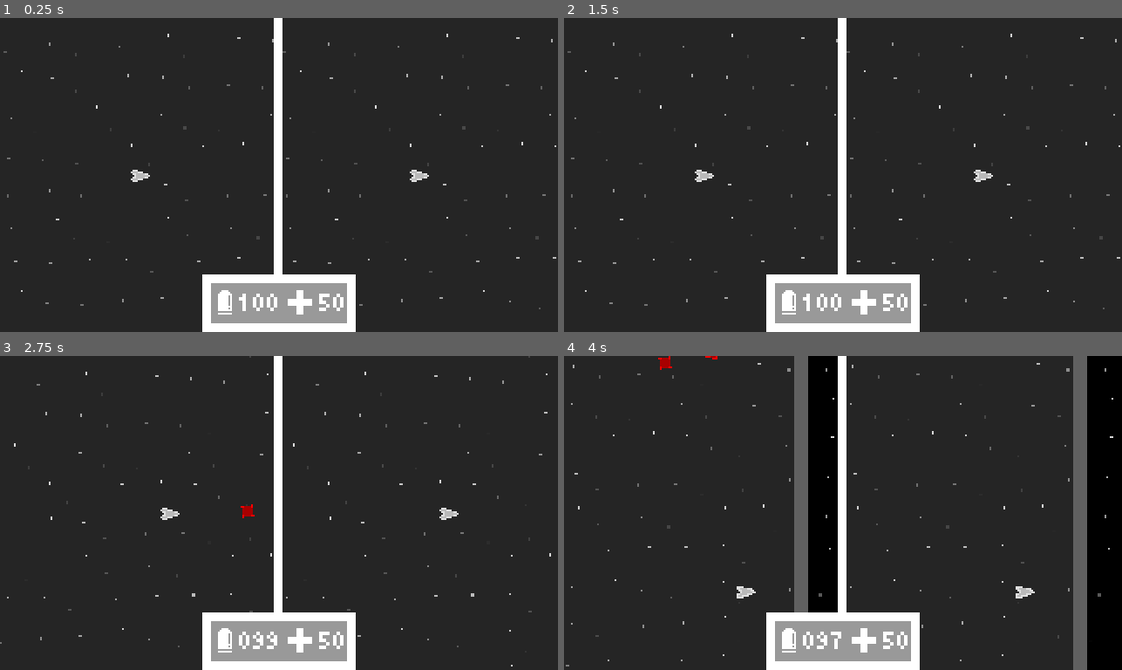
Above: before the commit, frames 1-4 (two rows, left to right).
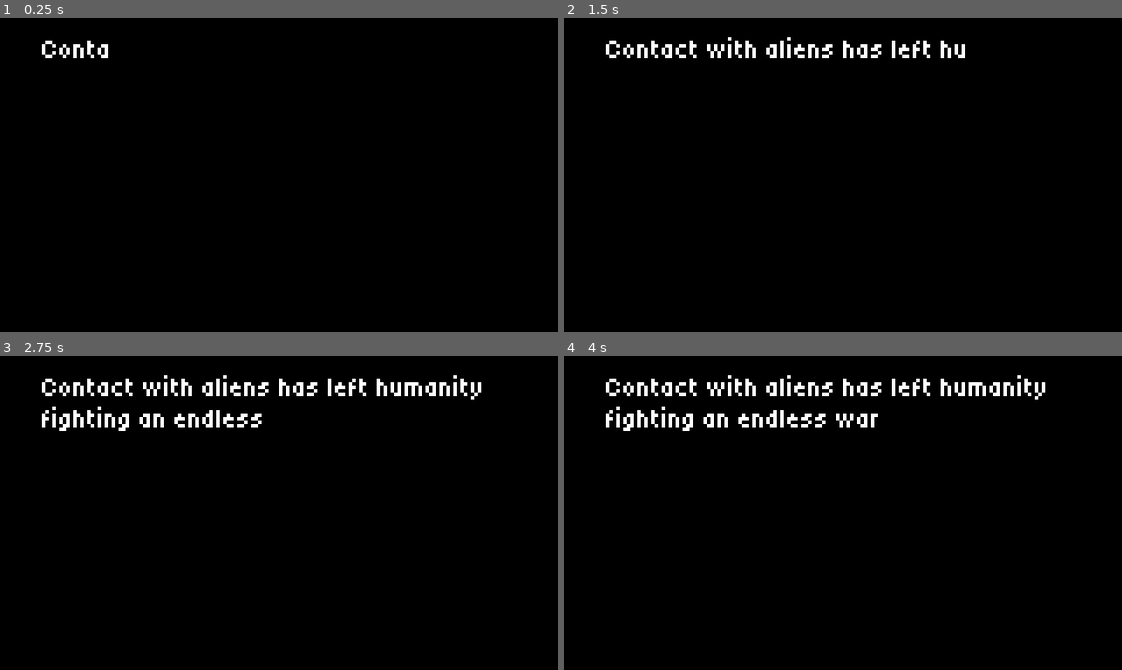
Above: after the commit, the same moments.

Repository: micycle8778/mulithead
Game: Godot game, scene res://uis/title.tscn
Same seed, same stepped clock (60 frames per second), same inputs: the game is played once before the commit and once after it. Before the commit the project starts from res://game.tscn.
Inputs (mouse positions are in pixels of both pictures, inside the frame that each line leads up to):
- Up to frame 1 (0.25 s): no input
- Up to frame 2 (1.5 s): click (843, 272) at 0.5 s, where only the run after the commit has a clickable "PLAY"; click (843, 272) at 1.25 s, where only the run after the commit has a clickable "PLAY"
- Up to frame 3 (2.75 s): hold D (move_right) from 2.03 s (still down); tap K (aim_down) at 2.1 s
- Up to frame 4 (4 s): release D (move_right) at 2.78 s; hold S (move_down) 2.78-3.53 s; tap J (aim_left) at 2.85 s; hold D (move_right) from 3.53 s (still down); tap L (aim_right) at 3.6 s

The runs differ from the first frame. In frame 1, 100% of the frame differs, in the area x 0-100%, y 0-100%; in frame 2, 100%; in frame 3, 100%; in frame 4, 90%.

Commit message:
music + branding + f11; fix #10

Diff:
--- /dev/null
+++ b/autoloads/fullscreenizer.gd
@@ -0,0 +1,8 @@
+extends Node
+
+func _process(_delta: float) -> void:
+	if Input.is_action_just_pressed("fullscreen"):
+		if get_window().mode == Window.MODE_FULLSCREEN:
+			get_window().mode = Window.MODE_WINDOWED
+		else:
+			get_window().mode = Window.MODE_FULLSCREEN
--- /dev/null
+++ b/default_bus_layout.tres
@@ -0,0 +1,14 @@
+[gd_resource type="AudioBusLayout" load_steps=2 format=3 uid="uid://c1qg11lw7lqc3"]
+
+[sub_resource type="AudioEffectPitchShift" id="AudioEffectPitchShift_j3pel"]
+resource_name = "PitchShift"
+
+[resource]
+bus/1/name = &"Music"
+bus/1/solo = false
+bus/1/mute = false
+bus/1/bypass_fx = false
+bus/1/volume_db = 0.0
+bus/1/send = &"Master"
+bus/1/effect/0/effect = SubResource("AudioEffectPitchShift_j3pel")
+bus/1/effect/0/enabled = true
--- /dev/null
+++ b/dj_music_man/d_j_music_man.gd
@@ -0,0 +1,23 @@
+extends Node
+
+var playback: AudioStreamPlaybackInteractive
+@onready var music_player := %AudioStreamPlayer
+
+func start() -> void:
+	music_player.play()
+	playback = music_player.get_stream_playback()
+
+func play_start() -> void:
+	if not music_player.playing: start()
+	if playback.get_current_clip_index() == 0:
+		return
+	playback.switch_to_clip(0)
+
+func play_full() -> void:
+	if not music_player.playing: start()
+	if playback.get_current_clip_index() == 1:
+		return
+	playback.switch_to_clip(1)
+
+func stop() -> void:
+	music_player.stop()
--- /dev/null
+++ b/dj_music_man/d_j_music_man.tscn
@@ -0,0 +1,36 @@
+[gd_scene load_steps=5 format=3 uid="uid://drsqdj8jrskqm"]
+
+[ext_resource type="Script" uid="uid://dhcbj07gxg3af" path="res://dj_music_man/d_j_music_man.gd" id="1_mr7vg"]
+[ext_resource type="AudioStream" uid="uid://dw23mjoedgtxx" path="res://dj_music_man/multihead.ogg" id="2_wgjqh"]
+[ext_resource type="AudioStream" uid="uid://cyin5naula4id" path="res://dj_music_man/multihead-full.ogg" id="3_kugdp"]
+
+[sub_resource type="AudioStreamInteractive" id="AudioStreamInteractive_kugdp"]
+clip_count = 2
+clip_0/name = &"start"
+clip_0/stream = ExtResource("2_wgjqh")
+clip_0/auto_advance = 0
+clip_1/name = &"full"
+clip_1/stream = ExtResource("3_kugdp")
+clip_1/auto_advance = 0
+_transitions = {
+Vector2i(-1, -1): {
+"fade_beats": 0.0,
+"fade_mode": 0,
+"from_time": 0,
+"to_time": 0
+},
+Vector2i(0, -1): {
+"fade_beats": 1.0,
+"fade_mode": 0,
+"from_time": 3,
+"to_time": 0
+}
+}
+
+[node name="DJMusicMan" type="Node"]
+script = ExtResource("1_mr7vg")
+
+[node name="AudioStreamPlayer" type="AudioStreamPlayer" parent="."]
+unique_name_in_owner = true
+stream = SubResource("AudioStreamInteractive_kugdp")
+bus = &"Music"
--- a/game.gd
+++ b/game.gd
@@ -23,4 +23,5 @@
 	health_label.text = "%02d" % health
 
 func _ready() -> void:
+	DJMusicMan.play_full()
 	_update_labels()
--- a/project.godot
+++ b/project.godot
@@ -11,13 +11,15 @@
 [application]
 
 config/name="Multihead"
-run/main_scene="uid://c7bqonr751mfh"
+run/main_scene="uid://4vq4yhrnsdfg"
 config/features=PackedStringArray("4.4", "Forward Plus")
-config/icon="res://icon.svg"
+config/icon="uid://oswhmfnlakjf"
 
 [autoload]
 
 PL="*res://autoloads/pl.gd"
+DJMusicMan="*res://dj_music_man/d_j_music_man.tscn"
+Fullscreenizer="res://autoloads/fullscreenizer.gd"
 
 [display]
 
@@ -96,6 +98,11 @@
 , Object(InputEventJoypadMotion,"resource_local_to_scene":false,"resource_name":"","device":-1,"axis":2,"axis_value":1.0,"script":null)
 ]
 }
+fullscreen={
+"deadzone": 0.2,
+"events": [Object(InputEventKey,"resource_local_to_scene":false,"resource_name":"","device":-1,"window_id":0,"alt_pressed":false,"shift_pressed":false,"ctrl_pressed":false,"meta_pressed":false,"pressed":false,"keycode":0,"physical_keycode":4194342,"key_label":0,"unicode":0,"location":0,"echo":false,"script":null)
+]
+}
 
 [layer_names]
 
--- a/test_world.tscn
+++ b/test_world.tscn
@@ -1,80 +1,26 @@
-[gd_scene load_steps=3 format=3 uid="uid://dsbmlfvng4yvd"]
+[gd_scene load_steps=6 format=3 uid="uid://dsbmlfvng4yvd"]
 
-[ext_resource type="PackedScene" uid="uid://b12wblksq54so" path="res://enemy/spinner.tscn" id="1_dxppu"]
+[ext_resource type="Shader" uid="uid://rr8u5n104mcf" path="res://world/stars.gdshader" id="1_gy3sr"]
+[ext_resource type="Script" uid="uid://bs1ban3n7lv66" path="res://uis/background.gd" id="2_1lwx6"]
 
-[sub_resource type="RectangleShape2D" id="RectangleShape2D_t34gm"]
-size = Vector2(8, 8)
+[sub_resource type="ShaderMaterial" id="ShaderMaterial_dsnr4"]
+shader = ExtResource("1_gy3sr")
+shader_parameter/size = 28.0
+
+[sub_resource type="Gradient" id="Gradient_6xmxd"]
+
+[sub_resource type="GradientTexture2D" id="GradientTexture2D_lf0gk"]
+gradient = SubResource("Gradient_6xmxd")
+width = 448
+height = 448
 
 [node name="TestWorld" type="Node2D"]
 
-[node name="StaticBody2D" type="StaticBody2D" parent="."]
-position = Vector2(64, 56)
-scale = Vector2(1, 12)
-
-[node name="ColorRect" type="ColorRect" parent="StaticBody2D"]
-offset_right = 8.0
-offset_bottom = 8.0
-color = Color(0.0768358, 0.0768358, 0.0768358, 1)
-
-[node name="CollisionShape2D" type="CollisionShape2D" parent="StaticBody2D"]
-position = Vector2(4, 4)
-shape = SubResource("RectangleShape2D_t34gm")
-
-[node name="StaticBody2D2" type="StaticBody2D" parent="."]
-position = Vector2(240, 56)
-scale = Vector2(1, 12)
-
-[node name="ColorRect" type="ColorRect" parent="StaticBody2D2"]
-offset_right = 8.0
-offset_bottom = 8.0
-color = Color(0.0768358, 0.0768358, 0.0768358, 1)
-
-[node name="CollisionShape2D" type="CollisionShape2D" parent="StaticBody2D2"]
-position = Vector2(4, 4)
-shape = SubResource("RectangleShape2D_t34gm")
-
-[node name="StaticBody2D3" type="StaticBody2D" parent="."]
-position = Vector2(64, 56)
-rotation = -1.5708
-scale = Vector2(1.08208, 23.0452)
-
-[node name="ColorRect" type="ColorRect" parent="StaticBody2D3"]
-offset_right = 8.0
-offset_bottom = 8.0
-color = Color(0.0768358, 0.0768358, 0.0768358, 1)
-
-[node name="CollisionShape2D" type="CollisionShape2D" parent="StaticBody2D3"]
-position = Vector2(4, 4)
-shape = SubResource("RectangleShape2D_t34gm")
-
-[node name="StaticBody2D4" type="StaticBody2D" parent="."]
-position = Vector2(64, 160)
-rotation = -1.5708
-scale = Vector2(1.08208, 23.0452)
-
-[node name="ColorRect" type="ColorRect" parent="StaticBody2D4"]
-offset_right = 8.0
-offset_bottom = 8.0
-color = Color(0.0768358, 0.0768358, 0.0768358, 1)
-
-[node name="CollisionShape2D" type="CollisionShape2D" parent="StaticBody2D4"]
-position = Vector2(4, 4)
-shape = SubResource("RectangleShape2D_t34gm")
-
-[node name="Spinner" parent="." instance=ExtResource("1_dxppu")]
-position = Vector2(176, 120)
-
-[node name="Spinner2" parent="." instance=ExtResource("1_dxppu")]
-position = Vector2(200, 104)
-
-[node name="Spinner3" parent="." instance=ExtResource("1_dxppu")]
-position = Vector2(112, 104)
-
-[node name="Spinner4" parent="." instance=ExtResource("1_dxppu")]
-position = Vector2(136, 128)
-
-[node name="Spinner5" parent="." instance=ExtResource("1_dxppu")]
-position = Vector2(152, 88)
-
-[node name="Spinner6" parent="." instance=ExtResource("1_dxppu")]
-position = Vector2(216, 128)
+[node name="Background" type="Sprite2D" parent="."]
+texture_repeat = 2
+material = SubResource("ShaderMaterial_dsnr4")
+position = Vector2(160, 90)
+texture = SubResource("GradientTexture2D_lf0gk")
+region_enabled = true
+region_rect = Rect2(0, 0, 320, 180)
+script = ExtResource("2_1lwx6")
--- a/uis/death_screen.gd
+++ b/uis/death_screen.gd
@@ -2,6 +2,14 @@
 extends Control
 
 static var screenshot: Texture2D
+
+@export var pitch_shift := 1.:
+	set(v):
+		pitch_shift = v
+
+		var idx := AudioServer.get_bus_index(&"Music")
+		var effect: AudioEffectPitchShift = AudioServer.get_bus_effect(idx, 0)
+		effect.pitch_scale = v
 
 func _ready() -> void:
 	if screenshot != null:
@@ -9,3 +17,8 @@
 
 func _on_button_pressed() -> void:
 	get_tree().change_scene_to_file("res://game.tscn")
+
+func _anim_end() -> void:
+	# TODO:
+	DJMusicMan.play_start()
+	pitch_shift = 1.
--- a/uis/death_screen.tscn
+++ b/uis/death_screen.tscn
@@ -5,6 +5,57 @@
 [ext_resource type="FontFile" uid="uid://m2wgvqpaaq4w" path="res://hud/Tiny5-Regular.ttf" id="1_s1vvq"]
 [ext_resource type="Shader" uid="uid://bg8botrtea3rl" path="res://uis/death_screen.gdshader" id="3_iuxor"]
 [ext_resource type="Texture2D" uid="uid://dpxdgg0ibl5tt" path="res://sample-screenshot.png" id="4_700xt"]
+
+[sub_resource type="Animation" id="Animation_cfynx"]
+length = 0.001
+tracks/0/type = "value"
+tracks/0/imported = false
+tracks/0/enabled = true
+tracks/0/path = NodePath("TextureRect:material:shader_parameter/t")
+tracks/0/interp = 1
+tracks/0/loop_wrap = true
+tracks/0/keys = {
+"times": PackedFloat32Array(0),
+"transitions": PackedFloat32Array(1),
+"update": 0,
+"values": [0.0]
+}
+tracks/1/type = "value"
+tracks/1/imported = false
+tracks/1/enabled = true
+tracks/1/path = NodePath("TextureRect:modulate")
+tracks/1/interp = 1
+tracks/1/loop_wrap = true
+tracks/1/keys = {
+"times": PackedFloat32Array(0),
+"transitions": PackedFloat32Array(1),
+"update": 0,
+"values": [Color(1, 1, 1, 1)]
+}
+tracks/2/type = "value"
+tracks/2/imported = false
+tracks/2/enabled = true
+tracks/2/path = NodePath("TextureRect:visible")
+tracks/2/interp = 1
+tracks/2/loop_wrap = true
+tracks/2/keys = {
+"times": PackedFloat32Array(0),
+"transitions": PackedFloat32Array(1),
+"update": 1,
+"values": [true]
+}
+tracks/3/type = "value"
+tracks/3/imported = false
+tracks/3/enabled = true
+tracks/3/path = NodePath(".:pitch_shift")
+tracks/3/interp = 1
+tracks/3/loop_wrap = true
+tracks/3/keys = {
+"times": PackedFloat32Array(0),
+"transitions": PackedFloat32Array(1),
+"update": 0,
+"values": [1.0]
+}
 
 [sub_resource type="Animation" id="Animation_hkoln"]
 resource_name = "crash"
@@ -60,44 +111,31 @@
 "method": &"grab_focus"
 }]
 }
-
-[sub_resource type="Animation" id="Animation_cfynx"]
-length = 0.001
-tracks/0/type = "value"
-tracks/0/imported = false
-tracks/0/enabled = true
-tracks/0/path = NodePath("TextureRect:material:shader_parameter/t")
-tracks/0/interp = 1
-tracks/0/loop_wrap = true
-tracks/0/keys = {
-"times": PackedFloat32Array(0),
-"transitions": PackedFloat32Array(1),
-"update": 0,
-"values": [0.0]
-}
-tracks/1/type = "value"
-tracks/1/imported = false
-tracks/1/enabled = true
-tracks/1/path = NodePath("TextureRect:modulate")
-tracks/1/interp = 1
-tracks/1/loop_wrap = true
-tracks/1/keys = {
-"times": PackedFloat32Array(0),
-"transitions": PackedFloat32Array(1),
-"update": 0,
-"values": [Color(1, 1, 1, 1)]
-}
-tracks/2/type = "value"
-tracks/2/imported = false
-tracks/2/enabled = true
-tracks/2/path = NodePath("TextureRect:visible")
-tracks/2/interp = 1
-tracks/2/loop_wrap = true
-tracks/2/keys = {
-"times": PackedFloat32Array(0),
-"transitions": PackedFloat32Array(1),
-"update": 1,
-"values": [true]
+tracks/4/type = "method"
+tracks/4/imported = false
+tracks/4/enabled = true
+tracks/4/path = NodePath(".")
+tracks/4/interp = 1
+tracks/4/loop_wrap = true
+tracks/4/keys = {
+"times": PackedFloat32Array(2),
+"transitions": PackedFloat32Array(1),
+"values": [{
+"args": [],
+"method": &"_anim_end"
+}]
+}
+tracks/5/type = "value"
+tracks/5/imported = false
+tracks/5/enabled = true
+tracks/5/path = NodePath(".:pitch_shift")
+tracks/5/interp = 1
+tracks/5/loop_wrap = true
+tracks/5/keys = {
+"times": PackedFloat32Array(0, 2),
+"transitions": PackedFloat32Array(1, 1),
+"update": 0,
+"values": [1.0, 3.0]
 }
 
 [sub_resource type="AnimationLibrary" id="AnimationLibrary_lfiab"]
--- /dev/null
+++ b/uis/title.gd
@@ -0,0 +1,4 @@
+extends Control
+
+func _anim_end() -> void:
+	DJMusicMan.start()
--- a/uis/title.tscn
+++ b/uis/title.tscn
@@ -1,8 +1,9 @@
-[gd_scene load_steps=15 format=3 uid="uid://4vq4yhrnsdfg"]
+[gd_scene load_steps=16 format=3 uid="uid://4vq4yhrnsdfg"]
 
 [ext_resource type="FontFile" uid="uid://m2wgvqpaaq4w" path="res://hud/Tiny5-Regular.ttf" id="1_3u0yq"]
 [ext_resource type="Theme" uid="uid://dtbw0xfnglvcy" path="res://uis/buttons.tres" id="1_h2alk"]
 [ext_resource type="Shader" uid="uid://rr8u5n104mcf" path="res://world/stars.gdshader" id="2_2x33o"]
+[ext_resource type="Script" uid="uid://cf5d7tun36vdt" path="res://uis/title.gd" id="2_h30w1"]
 [ext_resource type="Script" uid="uid://bs1ban3n7lv66" path="res://uis/background.gd" id="3_03oqp"]
 [ext_resource type="Texture2D" uid="uid://b5kkv3qrefnxe" path="res://logo.png" id="3_nx4vr"]
 [ext_resource type="Script" uid="uid://bg1u58khydql1" path="res://uis/button.gd" id="5_03oqp"]
@@ -111,6 +112,20 @@
 "method": &"grab_focus"
 }]
 }
+tracks/3/type = "method"
+tracks/3/imported = false
+tracks/3/enabled = true
+tracks/3/path = NodePath(".")
+tracks/3/interp = 1
+tracks/3/loop_wrap = true
+tracks/3/keys = {
+"times": PackedFloat32Array(11.5),
+"transitions": PackedFloat32Array(1),
+"values": [{
+"args": [],
+"method": &"_anim_end"
+}]
+}
 
 [sub_resource type="AnimationLibrary" id="AnimationLibrary_h2alk"]
 _data = {
@@ -118,7 +133,7 @@
 &"open": SubResource("Animation_nx4vr")
 }
 
-[node name="Control" type="Control"]
+[node name="TitleScreen" type="Control"]
 layout_mode = 3
 anchors_preset = 15
 anchor_right = 1.0
@@ -126,6 +141,7 @@
 grow_horizontal = 2
 grow_vertical = 2
 theme = ExtResource("1_h2alk")
+script = ExtResource("2_h30w1")
 
 [node name="MarginContainer2" type="Control" parent="."]
 layout_mode = 1
Not shown, added: autoloads/fullscreenizer.gd.uid
Not shown, added: dj_music_man/d_j_music_man.gd.uid
Not shown, added: dj_music_man/multihead-full.ogg.import
Not shown, added: dj_music_man/multihead-full.wav.import
Not shown, added: dj_music_man/multihead.ogg.import
Not shown, added: dj_music_man/multihead.wav.import
Not shown, added: export_presets.cfg
Binary file added: favicon.png
Not shown, added: favicon.png.import
Binary file added: itch-cover.png
Not shown, added: itch-cover.png.import
Not shown, added: uis/title.gd.uid
(and 6 more such lines)
